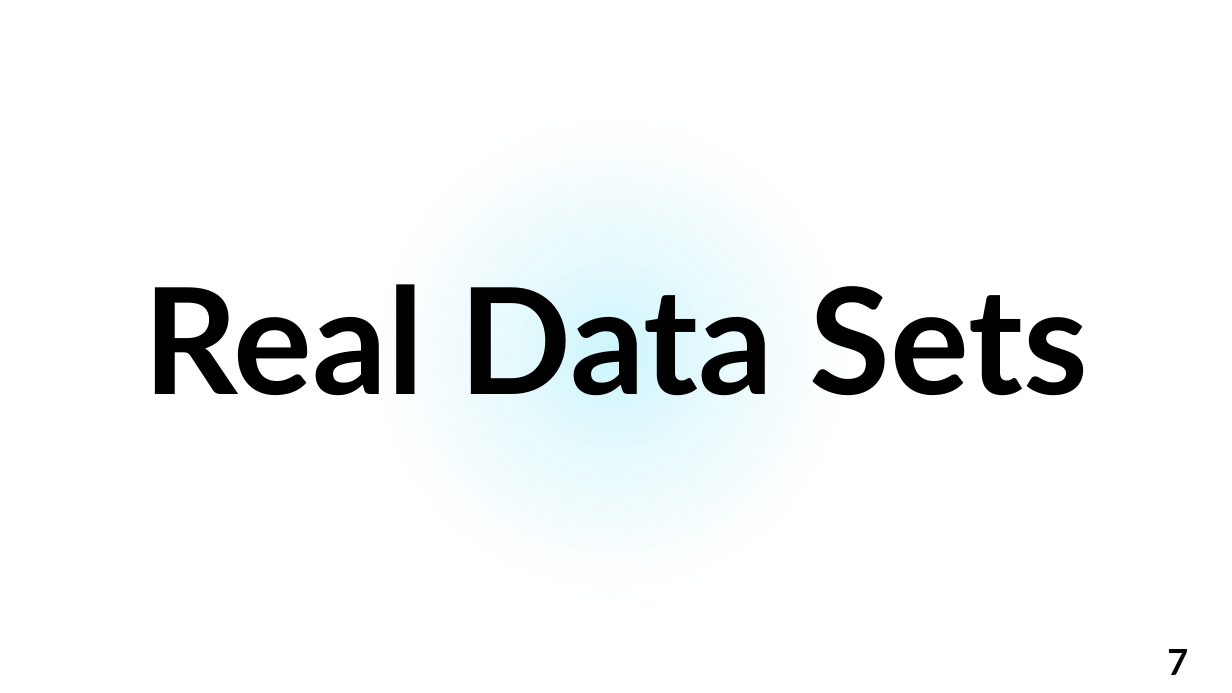
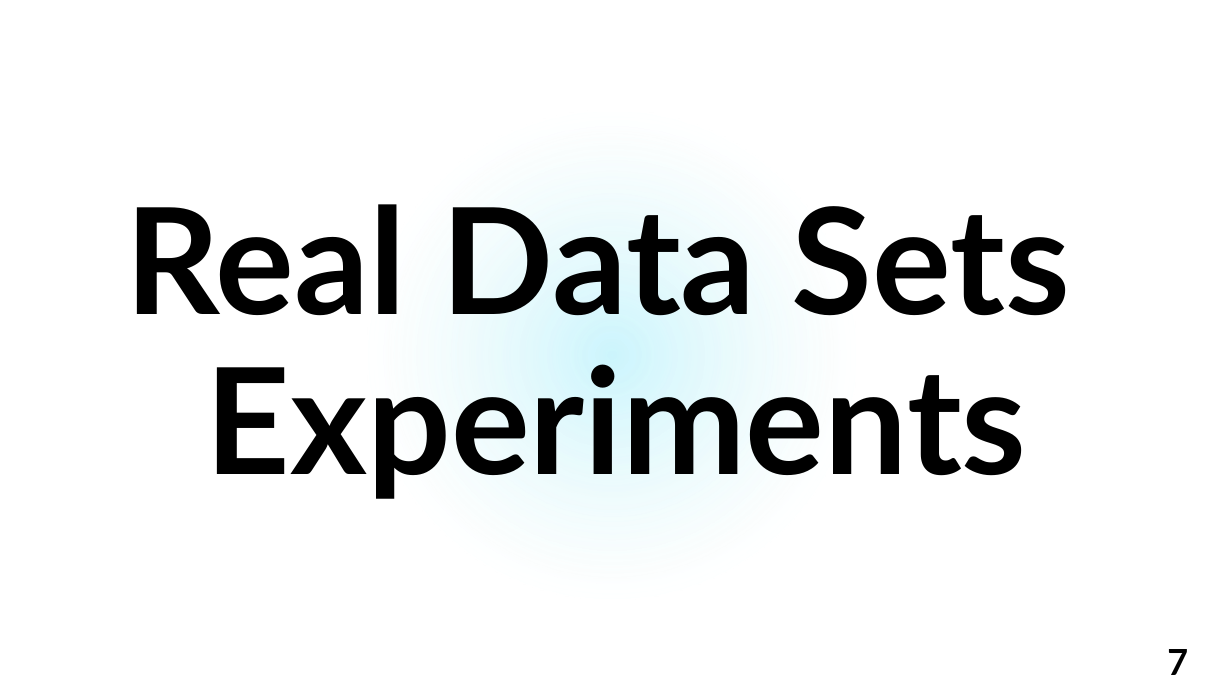
Before and after one commit to YuvalAlf/Distributed-Monitoring, a slide deck: slide 7 of Distributed Monitoring, Real Data - Mickey Gabel.pptx. Drawn at 1232x693 pixels with LibreOffice and Linux fonts; fonts in the diff are those of the drawing; background and template pictures are left out. Boxes give left, top, right and bottom in pixels: in the first picture for what was removed or moved away, otherwise in the second. Text is boxed around its words. In the diff, an @@ line names an element or a change of style, - is before the commit and + after.

```diff
--- a/Distributed Monitoring, Real Data - Mickey Gabel.pptx
+++ b/Distributed Monitoring, Real Data - Mickey Gabel.pptx
@@ title at bbox=[126, 204, 1070, 499]: text changed @@
-Real Data Sets
+Real Data Sets Experiments
```
Also in this commit, not shown: 2 other slides changed, 7 slides added.
